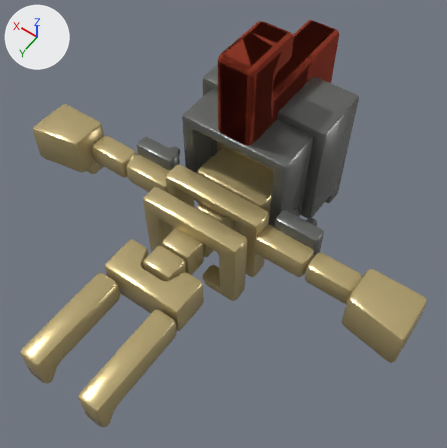
Renders of the glTF model public/assets/enemies/royal_mummy.glb from each side of a commit.
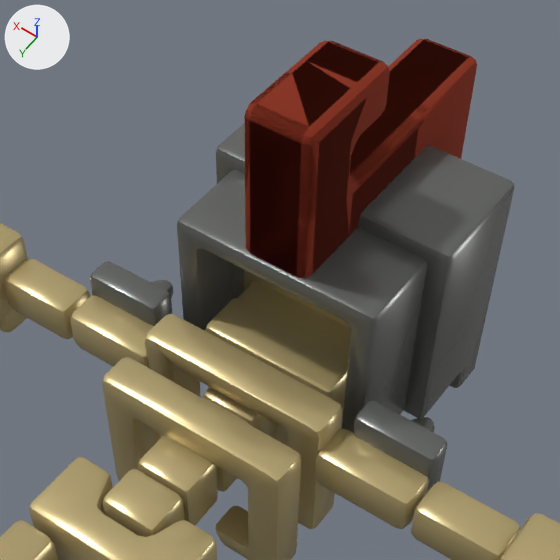
There are two pictures of each version: one whole from a 50 mm lens placed at (-0.0137, 0.8025, 0.1044), pointed at (0.0015, 0.7812, 0.0709), one close up on the part from 20% to 86% of the width and 0% to 65% of the height. The lights are fixed; the arrows at upper left show +X, +Y and +Z. The older version's two pictures come first. Vertices at exactly the same position are counted once.

Before the edit, the objects in view are built like this:
```python
me_armor = bpy.data.meshes.new('Armor')
me_armor.from_pydata(...)  # 883 vertices, 1927 faces; spans x -0.0044..0.0117, y 0.7649..0.7786, z 0.0644..0.0808
# faces by material slot: [645, 1282]
me_armor.materials.append(mat_atlas_003)
me_armor.materials.append(mat_material_002)
me_skeleton = bpy.data.meshes.new('Skeleton')
me_skeleton.from_pydata(...)  # 1938 vertices, 3790 faces; spans x -0.0124..0.0197, y 0.7704..0.7957, z 0.0641..0.0713
me_skeleton.materials.append(mat_material_002)
ob_armor = bpy.data.objects.new('Armor', me_armor)
ob_armor.location = (0.0, 0.0, 0.0)
ob_skeleton = bpy.data.objects.new('Skeleton', me_skeleton)
ob_skeleton.location = (0.0, 0.0, 0.0)
```
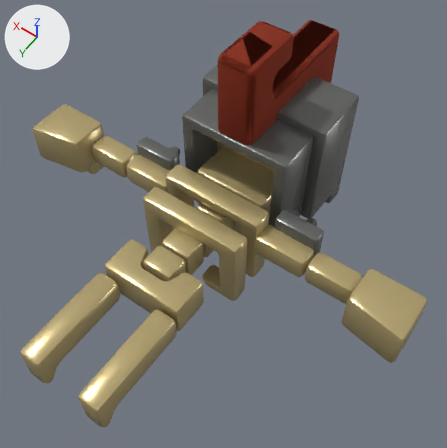
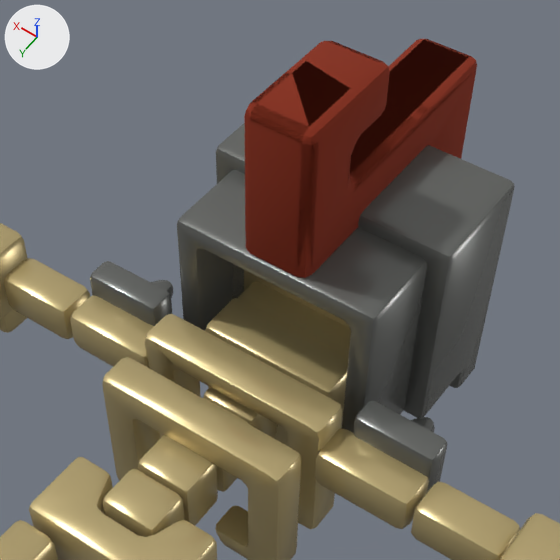
Where the change shows, as pixel boxes [x1, y1, x2, y2] in the close-ups (560 x 560 px):
part 1 of me_armor, deleted
    before: [180, 42, 513, 387]

Edits to the bpy script that builds the scene:
```text
Change me_armor:
    used by ob_armor; location = (0.0, 0.0, 0.0)
    remove me_armor.from_pydata(...)  # 883 vertices, 1927 faces; spans x -0.0044..0.0117, y 0.7649..0.7786, z 0.0644..0.0808
    add me_armor.from_pydata(...)  # 797 vertices, 1681 faces; spans x -0.0044..0.0117, y 0.7649..0.7786, z 0.0644..0.0808
    me_armor part 1: 86 vertices removed from x -0.0015..0.0089, y 0.7686..0.7772, z 0.0645..0.0808
```
